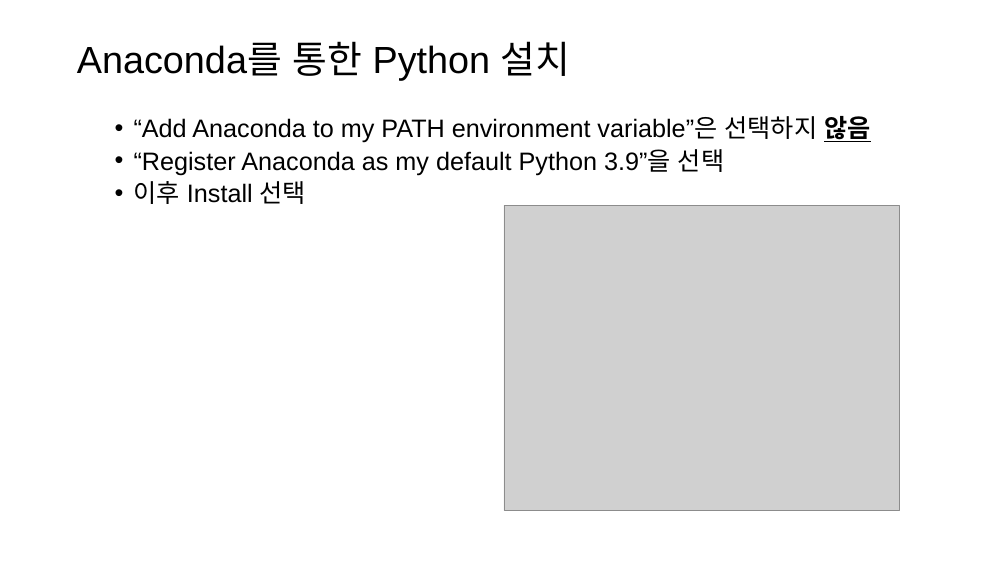
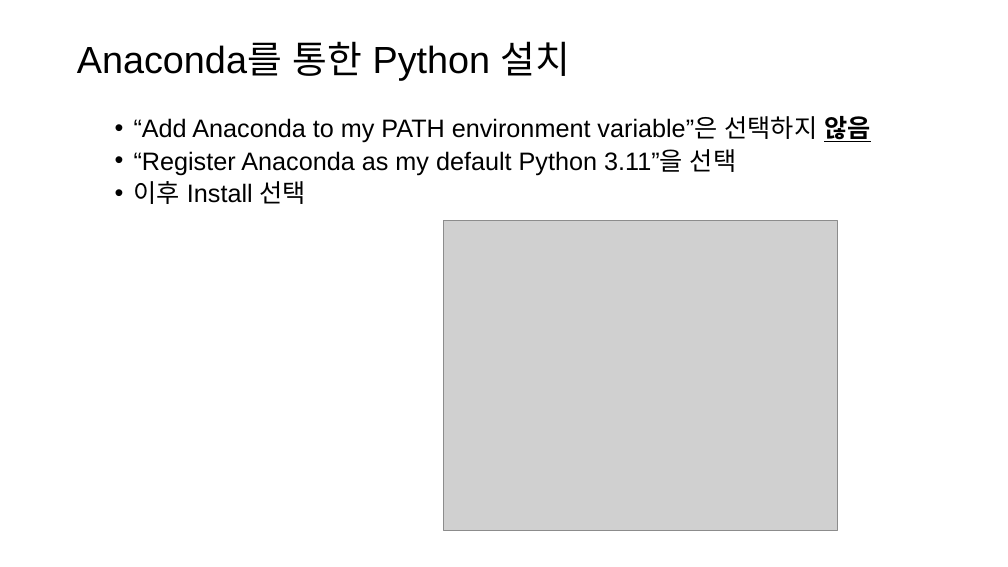
Before and after one commit to crux26/DFMBA2023, a slide deck: slide 6 of Python Scripts/anaconda 설치방법.pptx. Drawn at 1008x567 pixels with LibreOffice and Linux fonts; fonts in the diff are those of the drawing; grey boxes stand for pictures. Boxes give left, top, right and bottom in pixels: in the first picture for what was removed or moved away, otherwise in the second. Text is boxed around its words. In the diff, an @@ line names an element or a change of style, - is before the commit and + after.

```diff
--- a/Python Scripts/anaconda 설치방법.pptx
+++ b/Python Scripts/anaconda 설치방법.pptx
@@ text at (134, 149, 736, 175): text changed @@
-  • “Register Anaconda as my default Python 3.9”을 선택
+  • “Register Anaconda as my default Python 3.11”을 선택
@@ picture: place and size @@
-picture at (504, 205, 900, 510)
+picture at (444, 221, 838, 530)
```
Also in this commit, not shown: 4 other slides changed, 14 other files.
